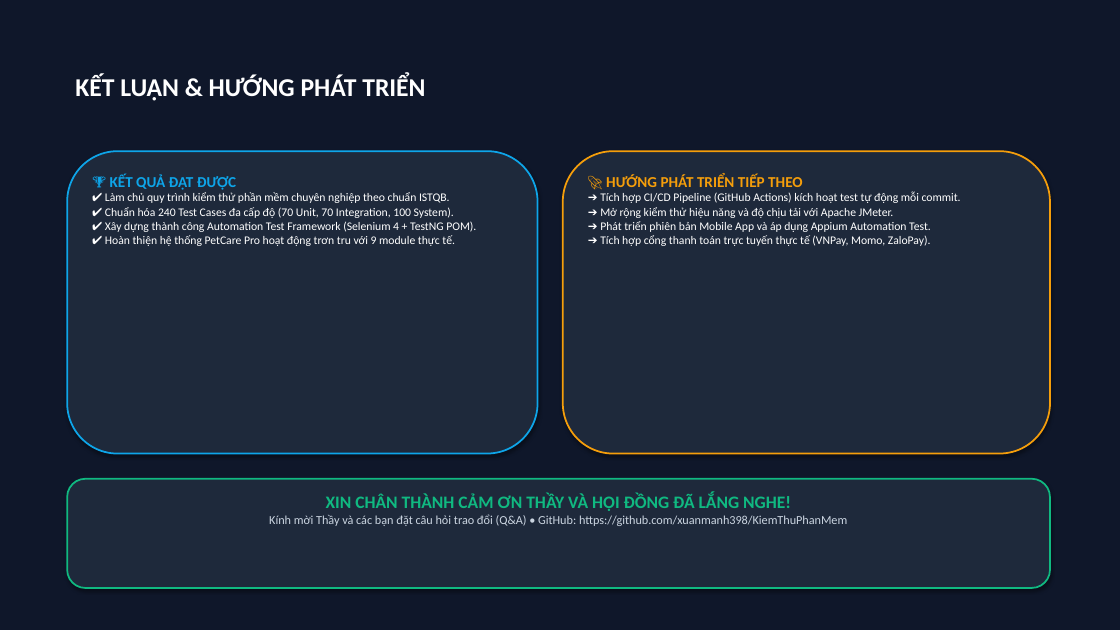
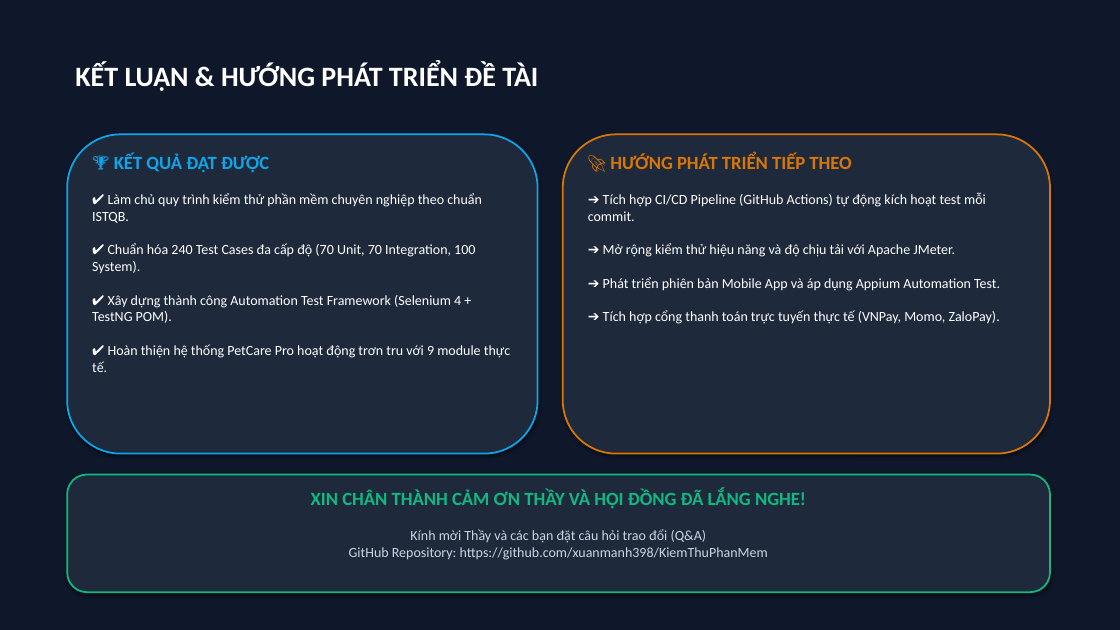
Before and after one commit to xuanmanh398/KiemThuPhanMem, a slide deck: slide 12 of BaoCao/Slide_BaoCao_DeTai4_Nhom9.pptx. Drawn at 1120x630 pixels with LibreOffice and Linux fonts; fonts in the diff are those of the drawing. Boxes give left, top, right and bottom in pixels: in the first picture for what was removed or moved away, otherwise in the second. Text is boxed around its words. In the diff, an @@ line names an element or a change of style, - is before the commit and + after.

Commit message:
fix(slides): optimize font sizes and card layouts for balanced presentation

```diff
--- a/BaoCao/Slide_BaoCao_DeTai4_Nhom9.pptx
+++ b/BaoCao/Slide_BaoCao_DeTai4_Nhom9.pptx
@@ rectangle at [0,0,1120,630]: outline #0F172A 0.75 pt to none @@
@@ text at [75,63,538,91]: text changed; size 22 to 24 pt @@
-KẾT LUẬN & HƯỚNG PHÁT TRIỂN
+KẾT LUẬN & HƯỚNG PHÁT TRIỂN ĐỀ TÀI
@@ rounded rectangle: place and size @@
-rounded rectangle at [67,151,538,454]
+rounded rectangle at [67,134,538,454]
@@ text "🏆 KẾT QUẢ ĐẠT ĐƯỢC": place and size @@
-text "🏆 KẾT QUẢ ĐẠT ĐƯỢC" at [105,174,476,246]
+text "🏆 KẾT QUẢ ĐẠT ĐƯỢC" at [92,154,510,372]
@@ text "🏆 KẾT QUẢ ĐẠT ĐƯỢC" at [92,154,510,372]: size 13 to 16 pt in "🏆 KẾT QUẢ ĐẠT ĐƯỢC"; size 10 to 12 pt @@
@@ rounded rectangle: place and size @@
-rounded rectangle at [563,151,1050,454]
+rounded rectangle at [563,134,1050,454]
@@ rounded rectangle at [563,134,1050,454]: outline #F59E0B 1.5 pt to #D97706 1.5 pt @@
@@ text "🚀 HƯỚNG PHÁT TRIỂN TIẾP ...": place and size @@
-text "🚀 HƯỚNG PHÁT TRIỂN TIẾP ..." at [600,174,961,246]
+text "🚀 HƯỚNG PHÁT TRIỂN TIẾP ..." at [588,154,1000,324]
@@ text at [603,154,1000,324]: size 13 to 16 pt, text colour #F59E0B to #D97706 in "🚀 HƯỚNG PHÁT TRIỂN TIẾP THEO"; size 10 to 12 pt in "➔ Mở rộng kiểm thử hiệu năng ...", "➔ Phát triển phiên bản Mobile App ...", "➔ Tích hợp cổng thanh toán trực ..." @@
@@ text at [588,192,986,221]: text changed; size 10 to 12 pt @@
-➔ Tích hợp CI/CD Pipeline (GitHub Actions) kích hoạt test tự động mỗi commit.
+➔ Tích hợp CI/CD Pipeline (GitHub Actions) tự động kích hoạt test mỗi commit.
@@ rounded rectangle: place and size @@
-rounded rectangle at [67,479,1050,588]
+rounded rectangle at [67,475,1050,592]
@@ text at [311,490,806,508]: size 15 to 16 pt in "XIN CHÂN THÀNH CẢM ƠN THẦY VÀ ..." @@
@@ text at [349,529,768,560]: text changed; size 10.5 to 12 pt @@
-Kính mời Thầy và các bạn đặt câu hỏi trao đổi (Q&A) • GitHub: https://github.com/xuanmanh398/KiemThuPhanMem
+Kính mời Thầy và các bạn đặt câu hỏi trao đổi (Q&A)
+GitHub Repository: https://github.com/xuanmanh398/KiemThuPhanMem
```
Also in this commit, not shown: 11 other slides changed.
